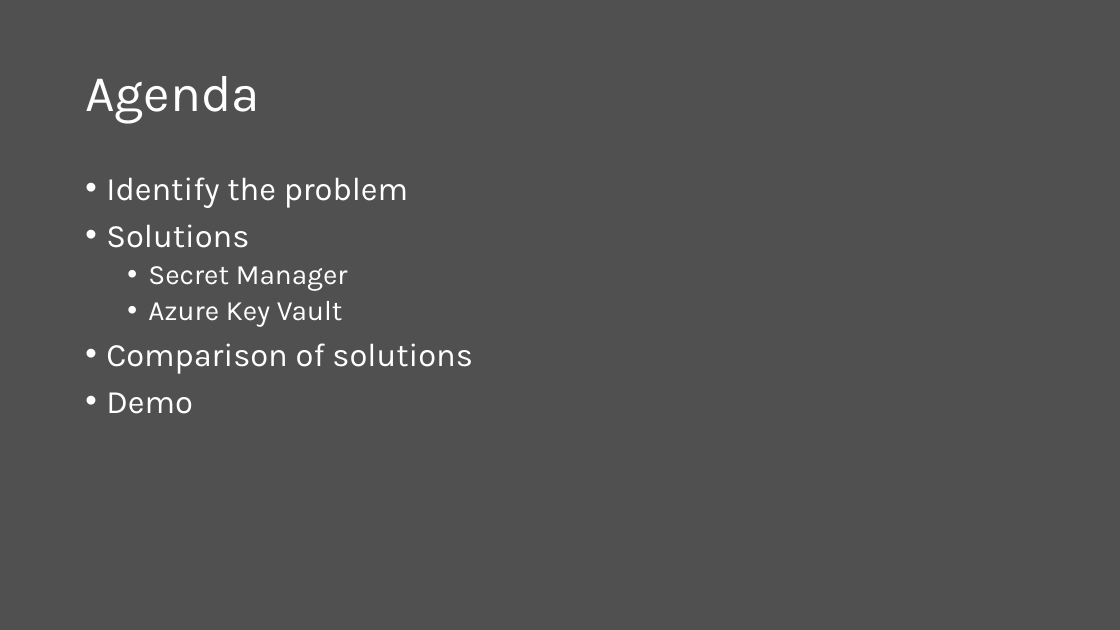
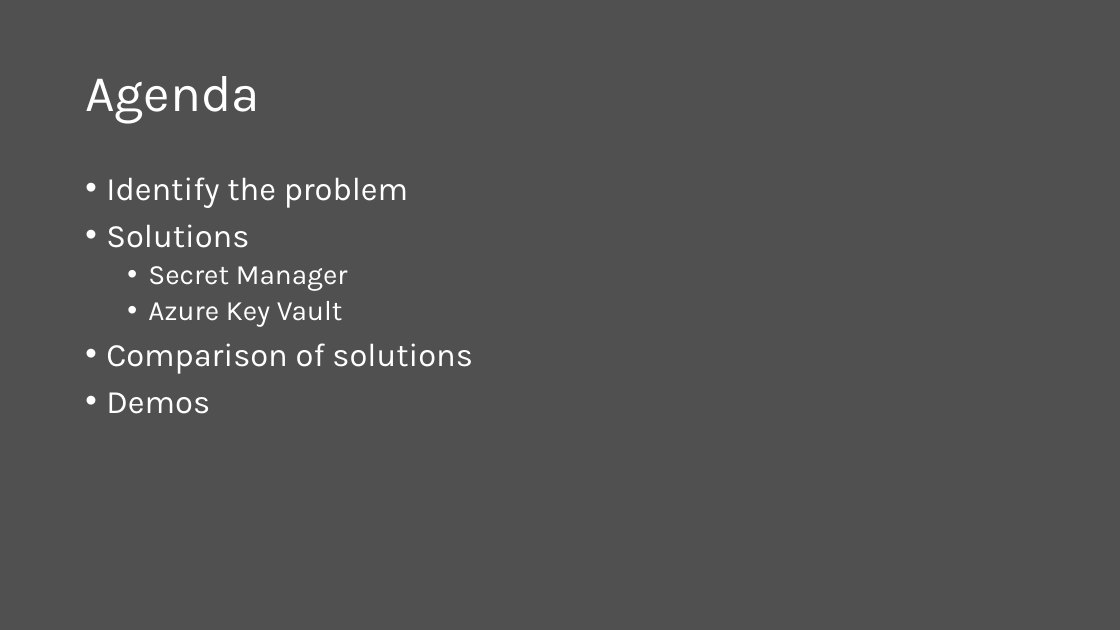
Before and after one commit to scottaddie/slide-decks, a slide deck: slide 3 of Protecting App Secrets.pptx. Drawn at 1120x630 pixels with LibreOffice and Linux fonts; fonts in the diff are those of the drawing. Boxes give left, top, right and bottom in pixels: in the first picture for what was removed or moved away, otherwise in the second. Text is boxed around its words. In the diff, an @@ line names an element or a change of style, - is before the commit and + after.

Commit message:
Minor slide tweaks

```diff
--- a/Protecting App Secrets.pptx
+++ b/Protecting App Secrets.pptx
@@ text at (106, 392, 210, 414): text changed @@
-• Demo
+• Demos
```
Also in this commit, not shown: 1 slide added, 1 slide removed.
